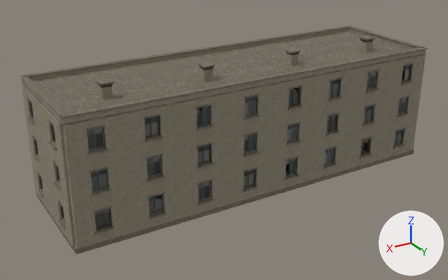
A saved change to the FBX model ArtSource/WorkersDormitory/Exports/WorkersDormitory.fbx.
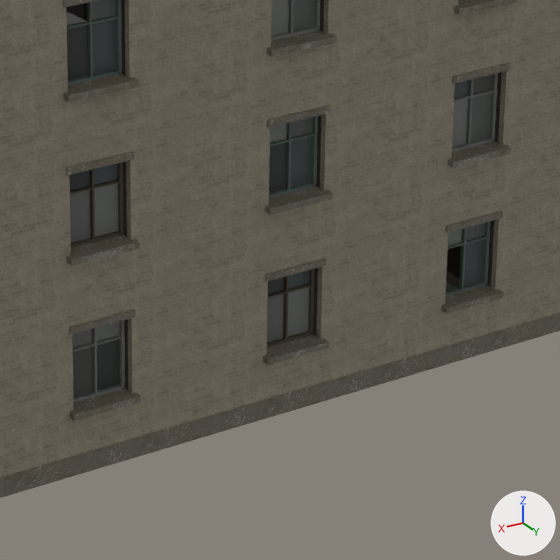
There are two pictures of each version: one whole from a 50 mm lens placed at (26.0, 41.0, 23.9), pointed at (1.3, -0.1, 3.4), one close up on the part from 40% to 70% of the width and 38% to 85% of the height. Lighting does not change. The marker at lower right points along +X, +Y and +Z. The older version's two pictures come first. Where no turn or scale is listed for an object, it has been applied to the vertices. Vertices at exactly the same position are counted once.

Objects in the first close-up: 'Dorm_BuffBrick', 'Dorm_Concrete', 'Dorm_FrameBrown', 'Dorm_FrameGreen', 'Dorm_FrameGrey', 'Dorm_Glass0', 'Dorm_Glass1', 'Dorm_Glass2', 'Dorm_Glass3', 'Dorm_Glass4', 'Dorm_Glass5', 'Dorm_Interior'.
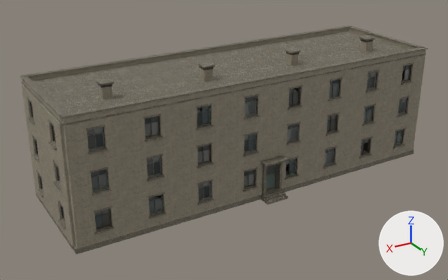
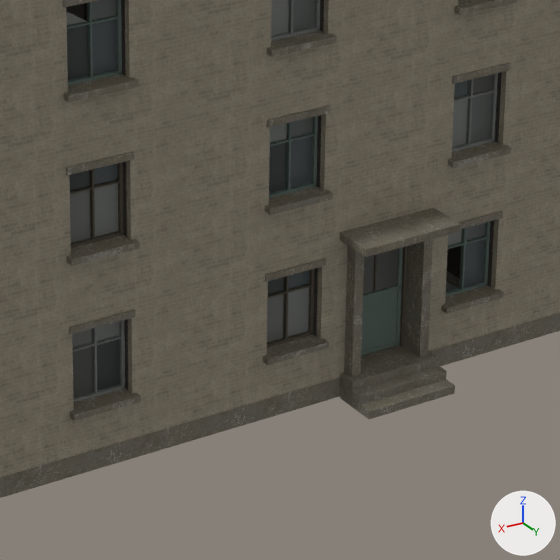
What differs and where, as boxes [x1, y1, x2, y2] in the close-ups (560 x 560 px):
'Dorm_RearDoorLeaf', added
    after: [361, 247, 403, 356]
    faces in mat_dorm_framegreen (dark grey #5b6a63): [361, 247, 403, 356]
    faces in mat_dorm_glass2 (dark grey #4d4f4b): [363, 249, 398, 295]
part 1 of me_sills__concrete_003, added
    after: [340, 208, 461, 257]
part 2 of me_sills__concrete_003, added
    after: [361, 345, 413, 368]
part 3 of me_sills__concrete_003, added
    after: [344, 239, 433, 377]
part 4 of me_sills__concrete_003, added
    after: [340, 350, 455, 419]
part 5 of me_rearmasonry__buffbrick_003, added (brown)
    after: [320, 0, 458, 383]

The change, as a list of edits to the scene's bpy script:
```text
Change me_rearmasonry__buffbrick_003:
    used by ob_dorm_buffbrick; location = (0.0, 0.0, 0.0)
    remove me_rearmasonry__buffbrick_003.from_pydata(...)  # 900 vertices, 836 faces; spans x -16.2..16.2, y -5.0..5.0, z 0.4..10.6
    add me_rearmasonry__buffbrick_003.from_pydata(...)  # 916 vertices, 854 faces; spans x -16.2..16.2, y -5.0..5.0, z 0.4..10.6
    me_rearmasonry__buffbrick_003 part 5: 16 vertices added at x -0.7..0.7, y 4.6..5.0, z 0.4..9.4
Change me_sills__concrete_003:
    used by ob_dorm_concrete; location = (0.0, 0.0, 0.0)
    remove me_sills__concrete_003.from_pydata(...)  # 15344 vertices, 14796 faces; spans x -16.4..16.4, y -6.6..5.2, z 0.0..10.8
    add me_sills__concrete_003.from_pydata(...)  # 15716 vertices, 15156 faces; spans x -16.4..16.4, y -6.6..6.0, z 0.0..10.8
    me_sills__concrete_003 part 1: the loose piece of 56 vertices spanning x 1.4..2.7, y 4.6..5.0, z 2.8..3.0 is copied, and the copy is scaled about its middle by (1.62, 2.65, 1.15), then moved by (-2.0, 0.5, 0.4); it spans x -1.0..1.0, y 4.7..5.8, z 3.3..3.4
    me_sills__concrete_003 part 2: the loose piece of 56 vertices spanning x 1.3..2.7, y 4.6..5.2, z 1.2..1.3 is copied, and the copy is moved by (-2.0, 0.0, -0.8); it spans x -0.7..0.7, y 4.6..5.0, z 0.5
    me_sills__concrete_003 part 3: a new loose piece of 148 vertices spanning x -0.9..0.9, y 4.6..5.2, z 0.5..3.2, in mat_dorm_concrete (picture img_dorm_concrete_basecolor_png)
    me_sills__concrete_003 part 4: a new loose piece of 112 vertices spanning x -1.0..1.0, y 5.0..6.0, z 0.0..0.5, in mat_dorm_concrete (picture img_dorm_concrete_basecolor_png)
Add me_dorm_reardoorleaf:
    me_dorm_reardoorleaf.from_pydata(...)  # 984 vertices, 942 faces; spans x -0.62..0.6, y 4.57..4.75, z 0.55..2.93
    # faces by material slot: [292, 12, 54, 584]
    me_dorm_reardoorleaf.materials.append(mat_dorm_framegreen)  # dark grey #5b6a63
    me_dorm_reardoorleaf.materials.append(mat_dorm_glass2)  # dark grey #4d4f4b
    me_dorm_reardoorleaf.materials.append(mat_dorm_framebrown)  # brown #524a3e
    me_dorm_reardoorleaf.materials.append(mat_dorm_framegrey)  # grey #797c79
Add ob_dorm_reardoorleaf:
    ob_dorm_reardoorleaf = bpy.data.objects.new('Dorm_RearDoorLeaf', me_dorm_reardoorleaf)
    ob_dorm_reardoorleaf.location = (0.0, 0.0, 0.0)
```
